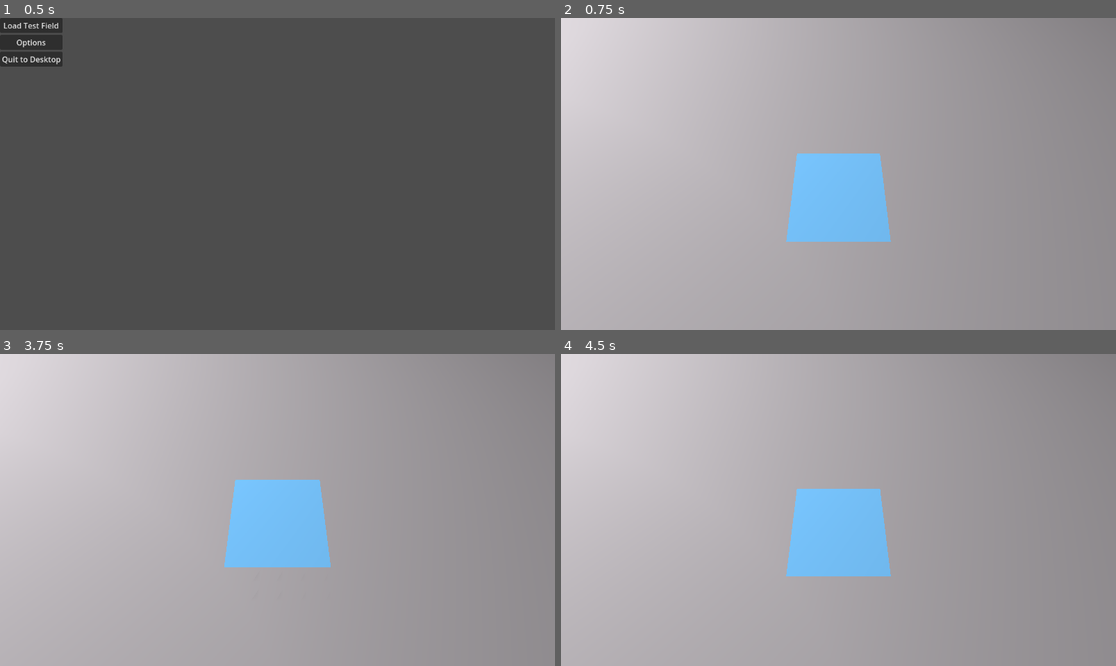
Above: before the commit, frames 1-4 (two rows, left to right).
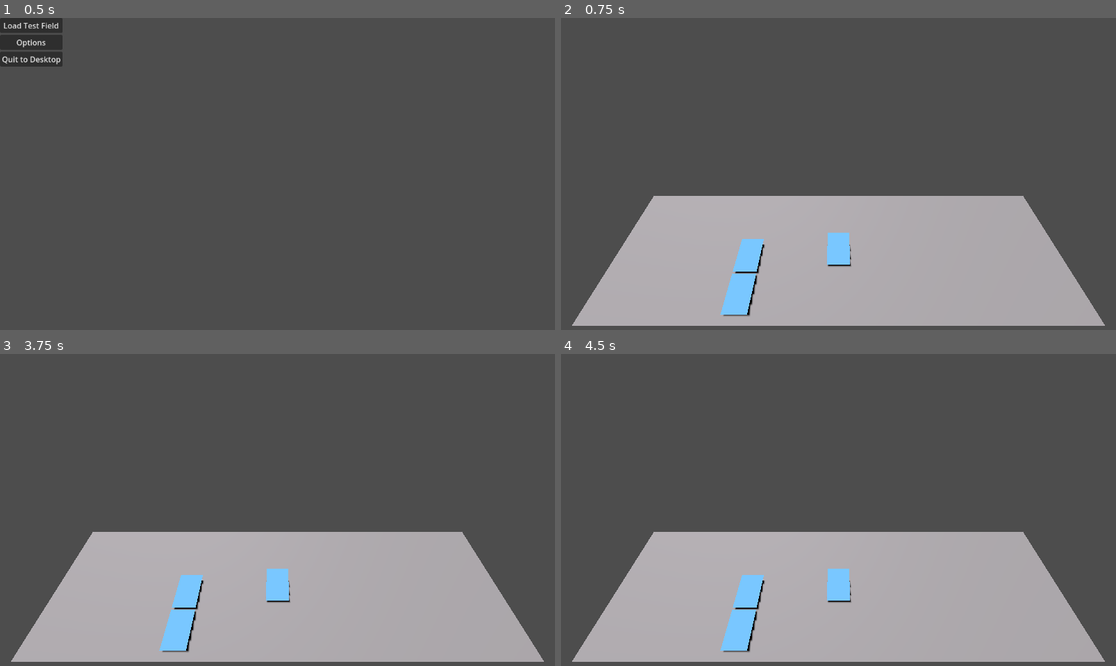
Above: after the commit, the same moments.

Repository: NeonSyzygy/DDCMTGTCG
Game: Godot game, scene res://Main.tscn
Same seed, same stepped clock (60 frames per second), same inputs: the game is played once before the commit and once after it.
Inputs (mouse positions are in pixels of both pictures, inside the frame that each line leads up to):
- Up to frame 1 (0.5 s): no input
- Up to frame 2 (0.75 s): click "Load Test Field" at 0.5 s
- Up to frame 3 (3.75 s): tap Enter at 1.25, 2.75 s; move the mouse to (399, 494) at 1.27 s; click (399, 494) at 1.42 s; tap Space at 2, 3.5 s; move the mouse to (166, 525) at 2.02 s; click (166, 525) at 2.17 s; move the mouse to (333, 441) at 2.77 s; click (333, 441) at 2.92 s; move the mouse to (249, 572) at 3.52 s; click (249, 572) at 3.67 s
- Up to frame 4 (4.5 s): tap Enter at 4.25 s; move the mouse to (1005, 556) at 4.27 s; click (1005, 556) at 4.42 s

Frame 1 is identical in both runs. In frame 2, 71% of the frame differs, in the area x 0-100%, y 0-100%; in frame 3, 70%; in frame 4, 71%.

Commit message:
Experimenting with player boards

Diff:
--- a/card_test.tscn
+++ b/card_test.tscn
@@ -1,29 +1,19 @@
-[gd_scene load_steps=6 format=3 uid="uid://drn5567datbpt"]
+[gd_scene load_steps=5 format=3 uid="uid://drn5567datbpt"]
 
 [ext_resource type="Script" path="res://card_test.gd" id="1_ku2nj"]
-
-[sub_resource type="PlaneMesh" id="PlaneMesh_6uj7r"]
-size = Vector2(1, 1)
 
 [sub_resource type="BoxShape3D" id="BoxShape3D_8nmw3"]
 size = Vector3(0.064, 0.001, 0.089)
 
-[sub_resource type="StandardMaterial3D" id="StandardMaterial3D_g8hly"]
+[sub_resource type="StandardMaterial3D" id="StandardMaterial3D_drymk"]
 albedo_color = Color(0.387572, 0.682836, 0.867337, 1)
 
 [sub_resource type="BoxMesh" id="BoxMesh_euy4i"]
-material = SubResource("StandardMaterial3D_g8hly")
+material = SubResource("StandardMaterial3D_drymk")
 size = Vector3(0.064, 0, 0.089)
 
 [node name="CardTest" type="Node3D"]
 script = ExtResource("1_ku2nj")
-
-[node name="MeshInstance3D" type="MeshInstance3D" parent="."]
-mesh = SubResource("PlaneMesh_6uj7r")
-
-[node name="Camera3D" type="Camera3D" parent="."]
-transform = Transform3D(1, 0, 0, 0, 0.766605, 0.642119, 0, -0.642119, 0.766605, 0, 0.210267, 0.219258)
-fov = 40.0
 
 [node name="Card Root" type="Node3D" parent="."]
 
@@ -41,17 +31,6 @@
 [node name="Card Visible" type="MeshInstance3D" parent="Card Root/Card Hover/Card Flip Lift"]
 mesh = SubResource("BoxMesh_euy4i")
 
-[node name="OmniLight3D" type="OmniLight3D" parent="."]
-transform = Transform3D(1, 0, 0, 0, 1, 0, 0, 0, 1, -0.781565, 0.976547, -0.326768)
-light_intensity_lumens = 100.0
-light_size = 0.5
-shadow_enabled = true
-shadow_bias = 0.01
-shadow_blur = 0.2
-omni_attenuation = 2.0
-
-[node name="WorldEnvironment" type="WorldEnvironment" parent="."]
-
 [connection signal="input_event" from="Card Root/Area3D" to="." method="_on_area_3d_input_event"]
 [connection signal="mouse_entered" from="Card Root/Area3D" to="." method="_on_area_3d_mouse_entered"]
 [connection signal="mouse_exited" from="Card Root/Area3D" to="." method="_on_area_3d_mouse_exited"]
--- a/player_field.tscn
+++ b/player_field.tscn
@@ -1,13 +1,71 @@
-[gd_scene load_steps=4 format=3 uid="uid://bqdu06qa765tm"]
+[gd_scene load_steps=8 format=3 uid="uid://bqdu06qa765tm"]
 
 [ext_resource type="Script" path="res://player_field.gd" id="1_nj2ki"]
 [ext_resource type="PackedScene" uid="uid://bvevt8y80rut8" path="res://player_field_pause.tscn" id="2_so55n"]
 [ext_resource type="PackedScene" uid="uid://drn5567datbpt" path="res://card_test.tscn" id="3_18xdu"]
 
+[sub_resource type="PlaneMesh" id="PlaneMesh_n8b88"]
+
+[sub_resource type="PlaneMesh" id="PlaneMesh_oegod"]
+size = Vector2(1.265, 0.356)
+
+[sub_resource type="StandardMaterial3D" id="StandardMaterial3D_g8hly"]
+albedo_color = Color(0.387572, 0.682836, 0.867337, 1)
+
+[sub_resource type="BoxMesh" id="BoxMesh_5d4y7"]
+material = SubResource("StandardMaterial3D_g8hly")
+size = Vector3(0.064, 0, 0.089)
+
 [node name="Player Field" type="Node3D"]
 script = ExtResource("1_nj2ki")
+
+[node name="Junk" type="Node3D" parent="."]
+
+[node name="MeshInstance3D" type="MeshInstance3D" parent="Junk"]
+visible = false
+mesh = SubResource("PlaneMesh_n8b88")
+skeleton = NodePath("../..")
+
+[node name="Camera3D" type="Camera3D" parent="Junk"]
+transform = Transform3D(1, 0, 0, 0, 0.601815, 0.798636, 0, -0.798636, 0.601815, -1.19209e-07, 0.60129, 0.180852)
+
+[node name="OmniLight3D" type="OmniLight3D" parent="Junk"]
+transform = Transform3D(1, 0, 0, 0, 1, 0, 0, 0, 1, -0.781565, 0.976547, -0.326768)
+visible = false
+light_intensity_lumens = 100.0
+light_size = 0.5
+shadow_enabled = true
+shadow_bias = 0.01
+shadow_blur = 0.2
+omni_attenuation = 2.0
+
+[node name="DirectionalLight3D" type="DirectionalLight3D" parent="Junk"]
+transform = Transform3D(0.94803, 1.39082e-08, -0.318182, 0.271668, -0.520578, 0.809441, -0.165638, -0.853814, -0.493523, 0, 4, 0)
+light_intensity_lux = 5.4
+shadow_enabled = true
+shadow_normal_bias = 1.0
+shadow_blur = 0.8
+directional_shadow_split_1 = 0.055
+directional_shadow_split_2 = 1.0
+directional_shadow_split_3 = 1.0
+directional_shadow_fade_start = 1.0
+directional_shadow_max_distance = 10.0
+directional_shadow_pancake_size = 0.0
 
 [node name="Pause" parent="." instance=ExtResource("2_so55n")]
 visible = false
 
 [node name="CardTest" parent="." instance=ExtResource("3_18xdu")]
+
+[node name="Player 1 Board" type="Node3D" parent="."]
+
+[node name="MeshInstance3D" type="MeshInstance3D" parent="Player 1 Board"]
+mesh = SubResource("PlaneMesh_oegod")
+
+[node name="Deck Placeholder" type="MeshInstance3D" parent="Player 1 Board/MeshInstance3D"]
+transform = Transform3D(1, 0, 0, 0, 1, 0, 0, 0, 1, -0.251, 0.01, 0.0175751)
+mesh = SubResource("BoxMesh_5d4y7")
+
+[node name="Graveyard Placeholder" type="MeshInstance3D" parent="Player 1 Board/MeshInstance3D"]
+transform = Transform3D(1, 0, 0, 0, 1, 0, 0, 0, 1, -0.251, 0.01, 0.112)
+mesh = SubResource("BoxMesh_5d4y7")
